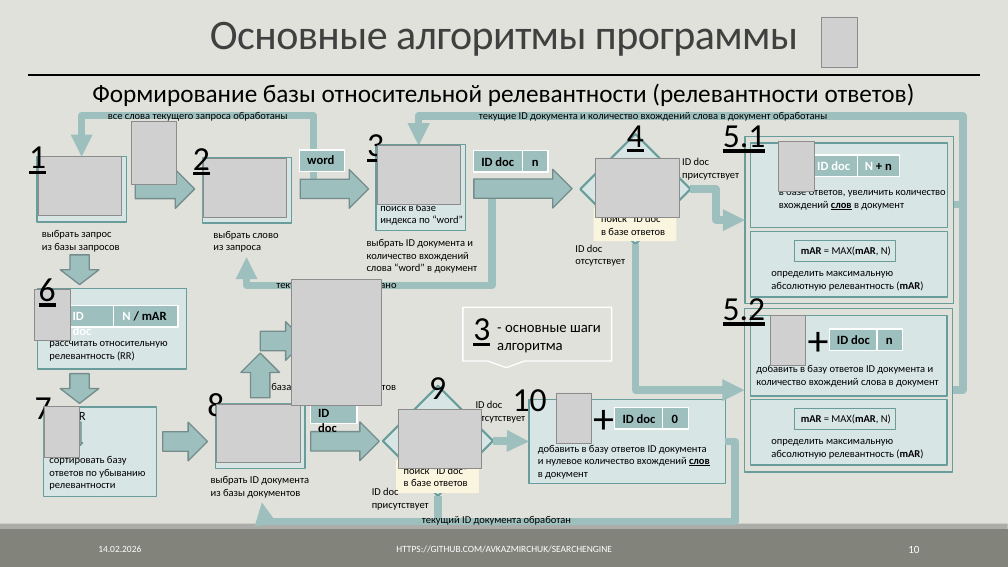
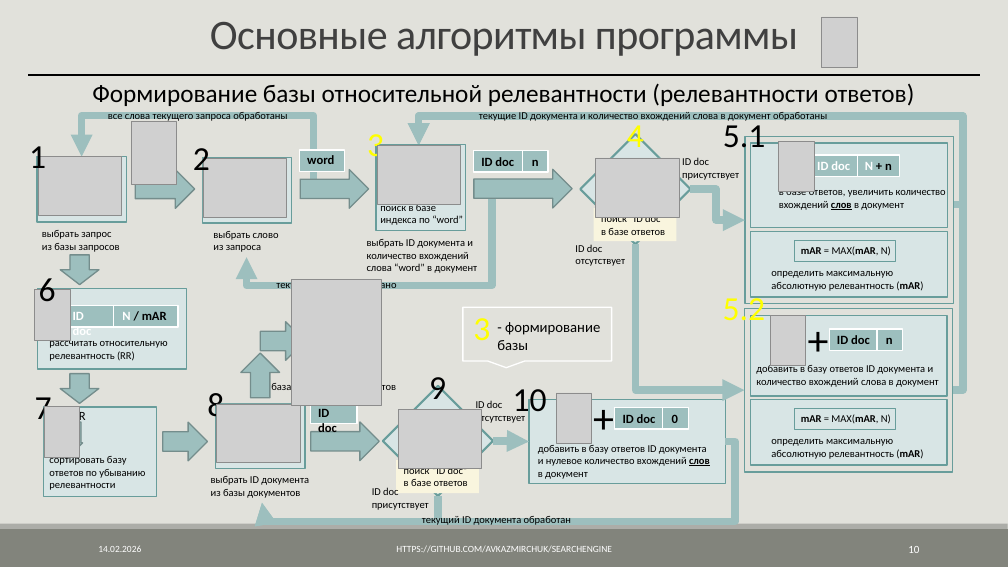
Before and after one commit to AVKazmirchuk/SearchEngine, a slide deck: slide 10 of presentation/защита.pptx. Drawn at 1008x567 pixels with LibreOffice and Linux fonts; fonts in the diff are those of the drawing; grey boxes stand for pictures. Boxes give left, top, right and bottom in pixels: in the first picture for what was removed or moved away, otherwise in the second. Text is boxed around its words. In the diff, an @@ line names an element or a change of style, - is before the commit and + after.

```diff
--- a/presentation/защита.pptx
+++ b/presentation/защита.pptx
@@ underline off in 4 elements at box(193, 148, 210, 178), box(723, 120, 765, 156), box(39, 278, 56, 302), box(29, 146, 46, 177) @@
@@ text colour #000000 to #FFFF00, underline off in 4 elements at box(367, 134, 384, 165), box(627, 119, 644, 147), box(723, 293, 765, 329), box(473, 318, 490, 341) @@
@@ text at box(497, 322, 600, 350): text changed @@
-- основные шаги
-алгоритма
+- формирование
+базы
```
Also in this commit, not shown: 5 other slides changed.
